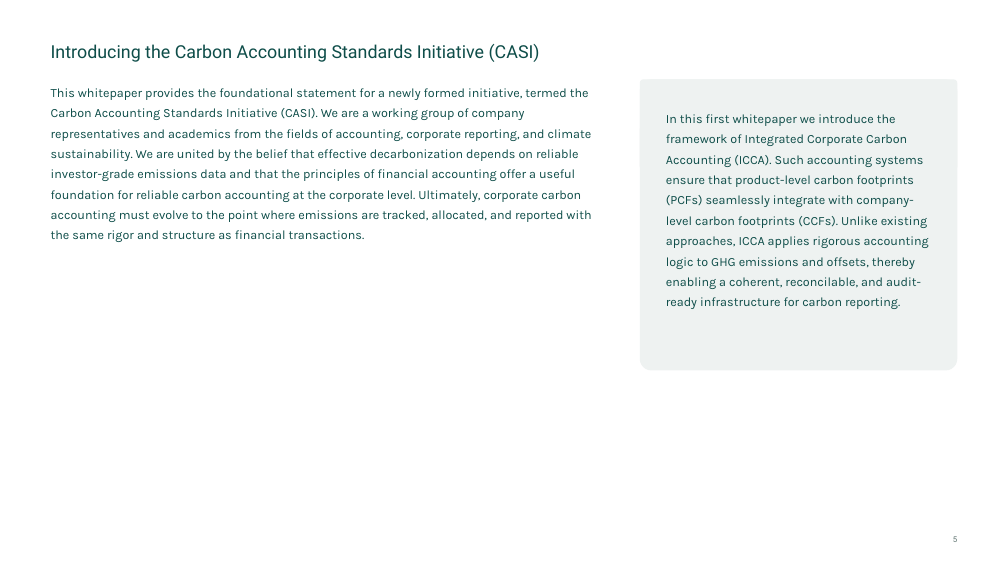
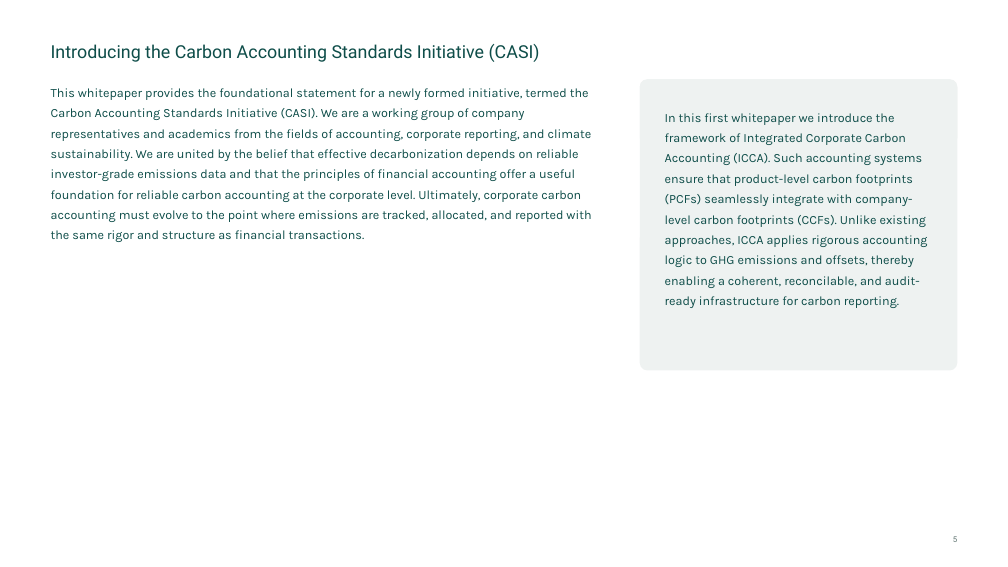
Before and after one commit to seraphinernst4/casi-ci, a slide deck: slide 5 of vorlagen/CASI-Folien-Beispiel.pptx. Drawn at 1008x567 pixels with LibreOffice and Linux fonts; fonts in the diff are those of the drawing. Boxes give left, top, right and bottom in pixels: in the first picture for what was removed or moved away, otherwise in the second. Text is boxed around its words. In the diff, an @@ line names an element or a change of style, - is before the commit and + after.

```diff
--- a/vorlagen/CASI-Folien-Beispiel.pptx
+++ b/vorlagen/CASI-Folien-Beispiel.pptx
@@ text "In this first whitepaper we ..." at [640,79,957,371]: proportions changed @@
```
Also in this commit, not shown: 1 other slide changed, 4 other files.
